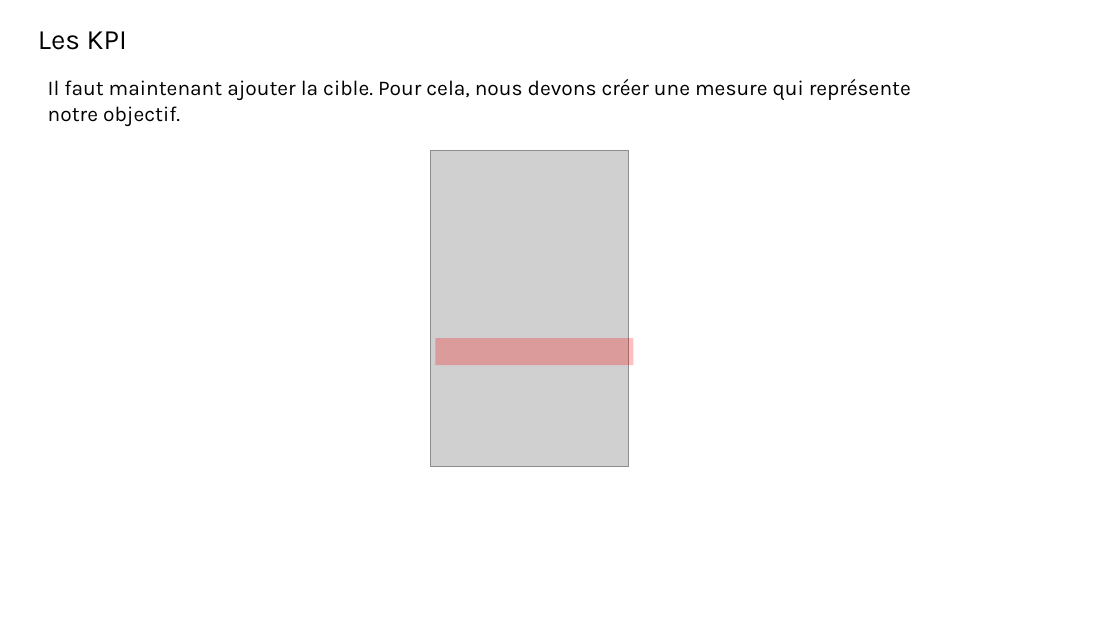
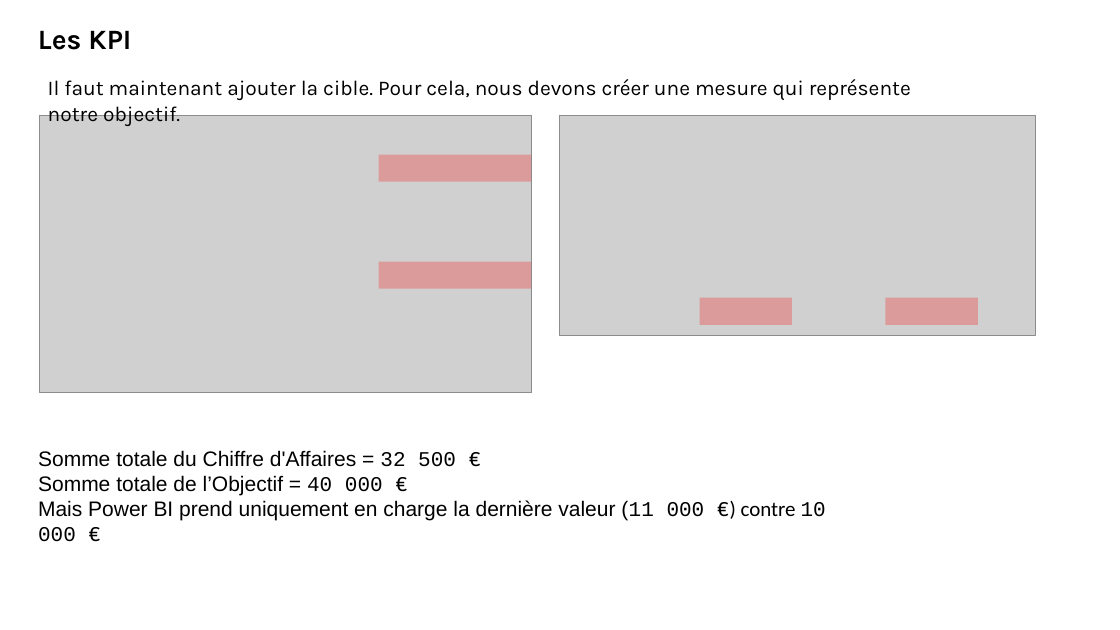
Before and after one commit to bejaouibechir/PowerBI, a slide deck: slide 5 of Français/6.Visuals/13.The KPI.pptx (slide 6 before the commit). Drawn at 1120x630 pixels with LibreOffice and Linux fonts; fonts in the diff are those of the drawing; grey boxes stand for pictures. Boxes give left, top, right and bottom in pixels: in the first picture for what was removed or moved away, otherwise in the second. Text is boxed around its words. In the diff, an @@ line names an element or a change of style, - is before the commit and + after.

```diff
--- a/Français/6.Visuals/13.The KPI.pptx
+++ b/Français/6.Visuals/13.The KPI.pptx
@@ text "Les KPI" at (38, 30, 131, 50): bold on @@
@@ picture added at (39, 115, 531, 392) @@
@@ picture added at (560, 115, 1036, 334) @@
@@ rectangle added at (379, 155, 532, 181), fill #FF0000 at 25% opacity @@
@@ picture removed at (430, 150, 628, 466) @@
@@ rectangle: place and size @@
-rectangle at (435, 338, 634, 365)
+rectangle at (379, 261, 532, 288)
@@ rectangle added at (700, 297, 792, 324), fill #FF0000 at 25% opacity @@
@@ rectangle added at (886, 297, 978, 324), fill #FF0000 at 25% opacity @@
@@ text added at (38, 450, 826, 542), 18 pt, text #000000 @@
+Somme totale du Chiffre d'Affaires = 32 500 €
+Somme totale de l’Objectif = 40 000 €
+Mais Power BI prend uniquement en charge la dernière valeur (11 000 €) contre 10 000 €
```
Also in this commit, not shown: 4 other slides changed, 7 slides added, 10 slides removed, 39 other files.
